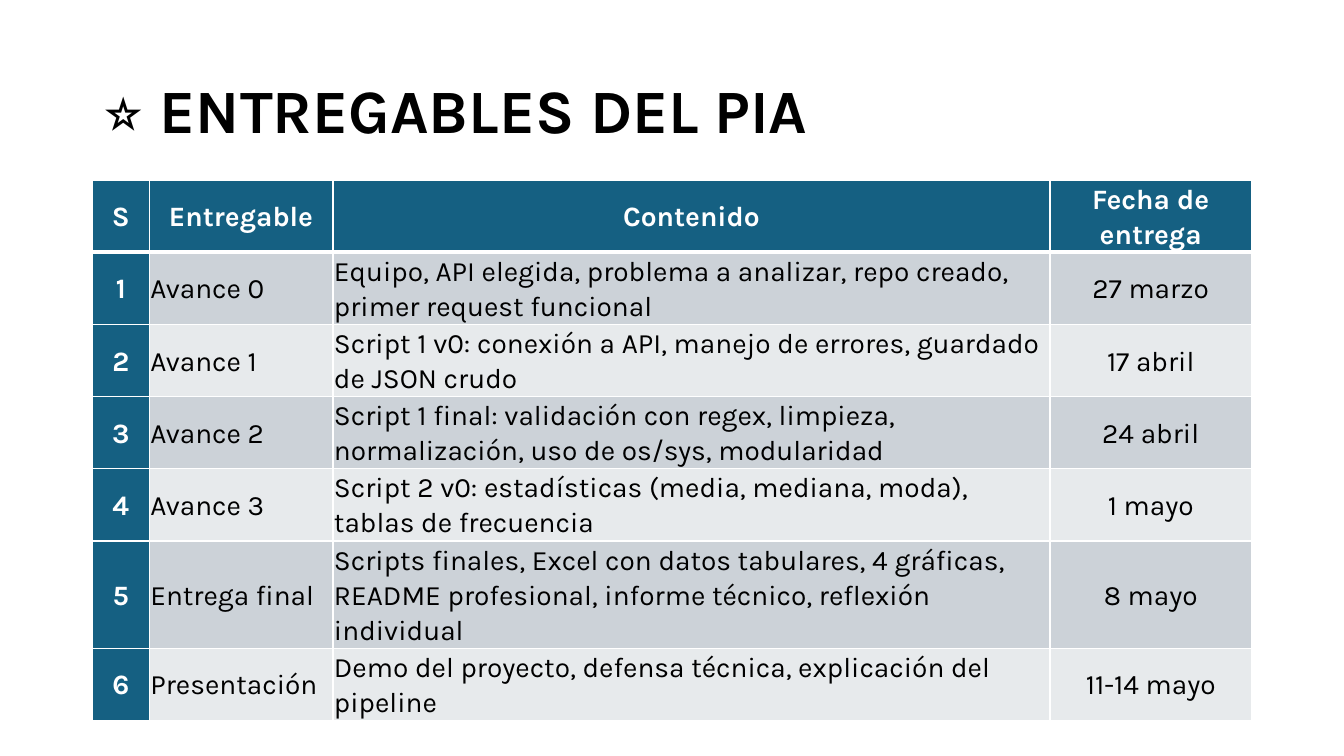
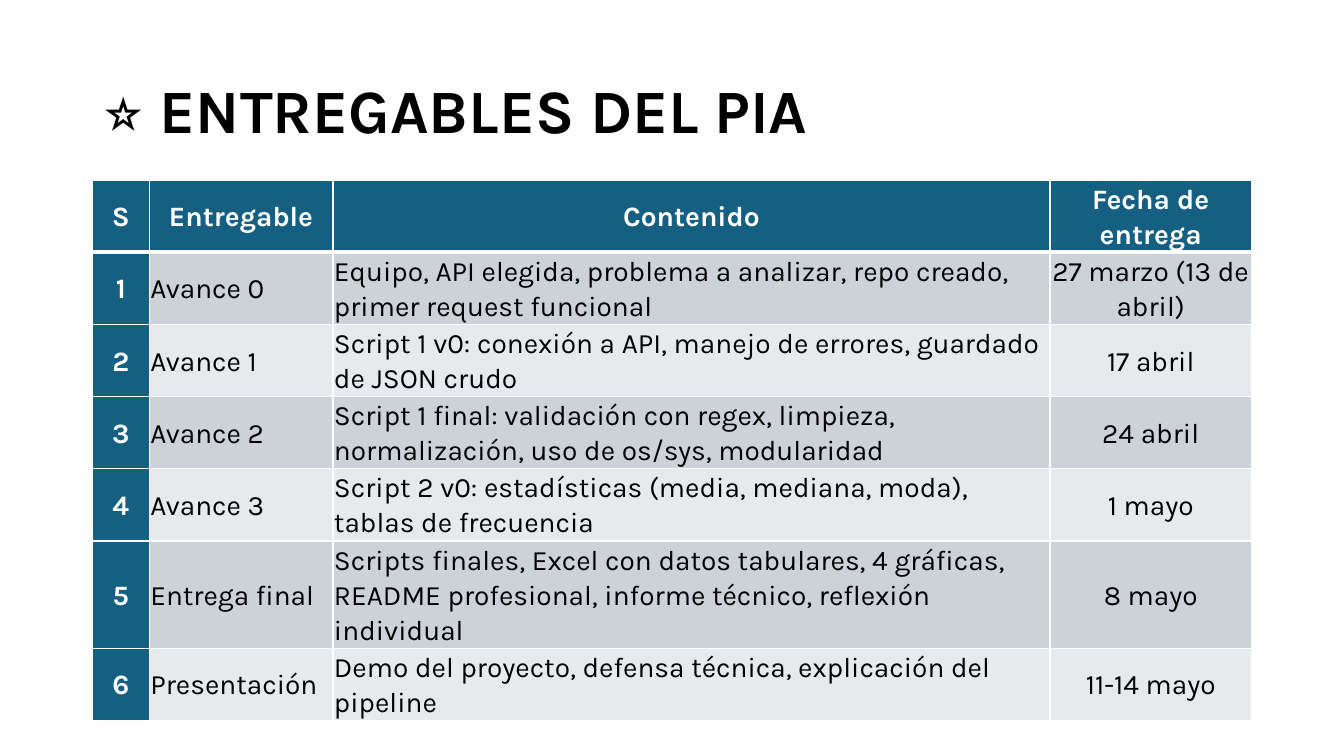
Before and after one commit to AlexFlores8a/PB_FCFM, a slide deck: slide 3 of PIA.pptx. Drawn at 1344x756 pixels with LibreOffice and Linux fonts; fonts in the diff are those of the drawing. Boxes give left, top, right and bottom in pixels: in the first picture for what was removed or moved away, otherwise in the second. Text is boxed around its words. In the diff, an @@ line names an element or a change of style, - is before the commit and + after.

```diff
--- a/PIA.pptx
+++ b/PIA.pptx
@@ table at (93,180,1251,723) @@
-row 2, column 4: 27 marzo
+row 2, column 4: 27 marzo (13 de abril)
```
